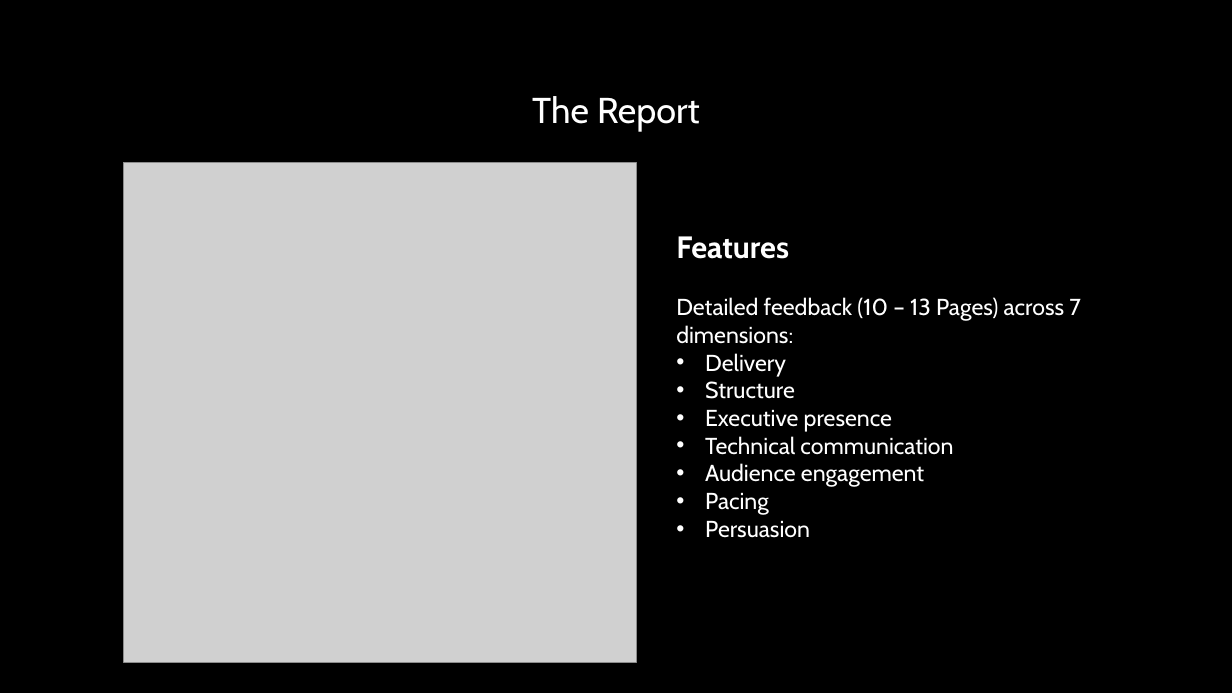
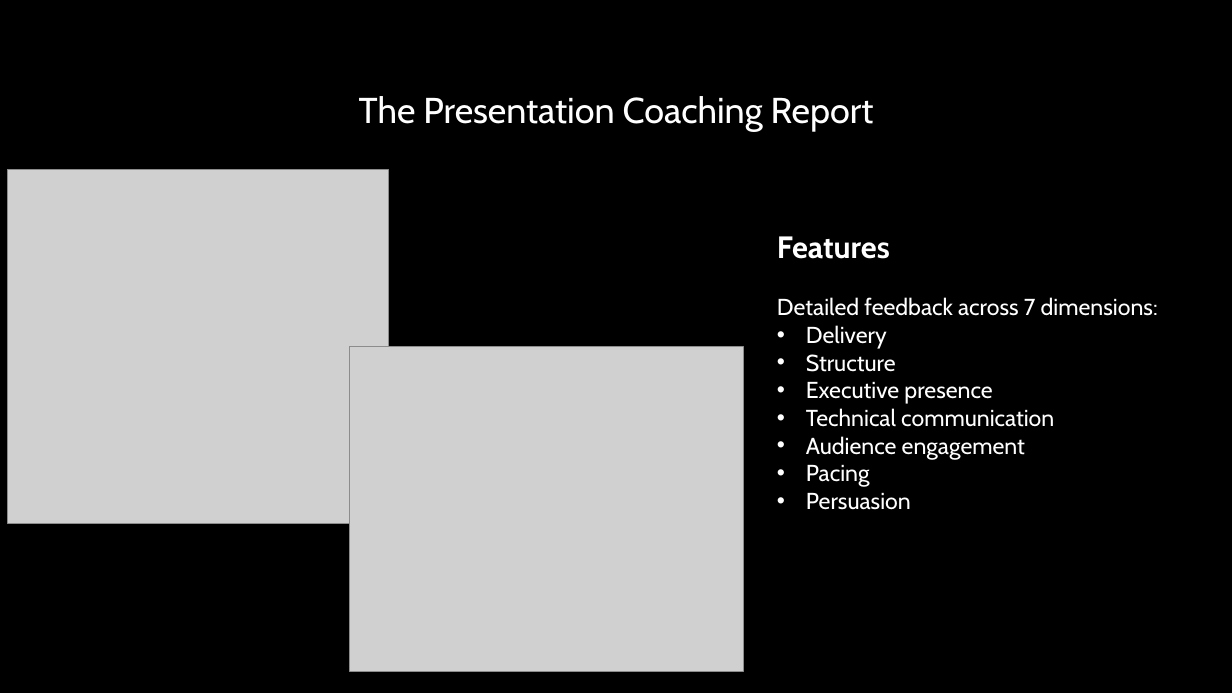
Before and after one commit to michaelgeiser/kiro-agentcore-app, a slide deck: slide 12 of documentation/PresCoach_slides.pptx (slide 22 before the commit). Drawn at 1232x693 pixels with LibreOffice and Linux fonts; fonts in the diff are those of the drawing; grey boxes stand for pictures. Boxes give left, top, right and bottom in pixels: in the first picture for what was removed or moved away, otherwise in the second. Text is boxed around its words. In the diff, an @@ line names an element or a change of style, - is before the commit and + after.

```diff
--- a/documentation/PresCoach_slides.pptx
+++ b/documentation/PresCoach_slides.pptx
@@ text at <box>359,96,874,132</box>: text changed @@
-The Report
+The Presentation Coaching Report
@@ picture added at <box>8,169,389,523</box> @@
@@ picture removed at <box>124,163,637,663</box> @@
@@ text "Features": place and size @@
-text "Features" at <box>676,236,1081,538</box>
+text "Features" at <box>777,236,1158,510</box>
@@ text at <box>777,297,1158,316</box>: text changed @@
-Detailed feedback (10 – 13 Pages) across 7 dimensions:
+Detailed feedback across 7 dimensions:
@@ picture added at <box>349,347,743,671</box> @@
```
Also in this commit, not shown: 18 other slides changed, 7 slides added, 1 other file.
